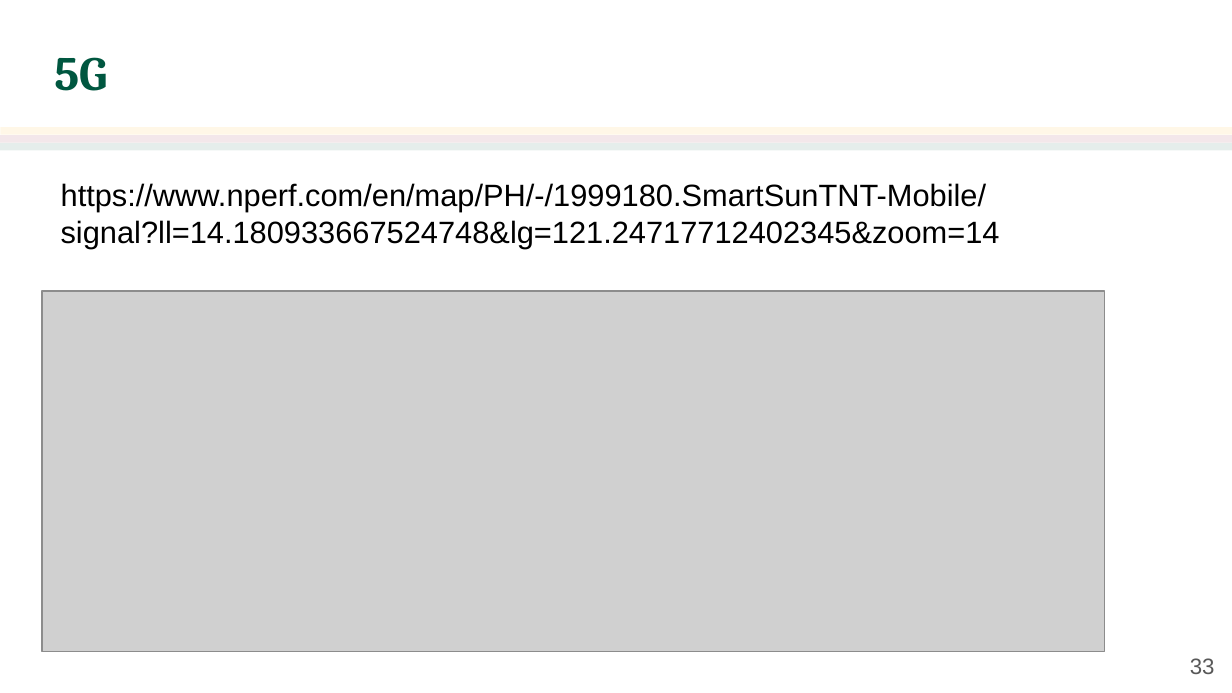
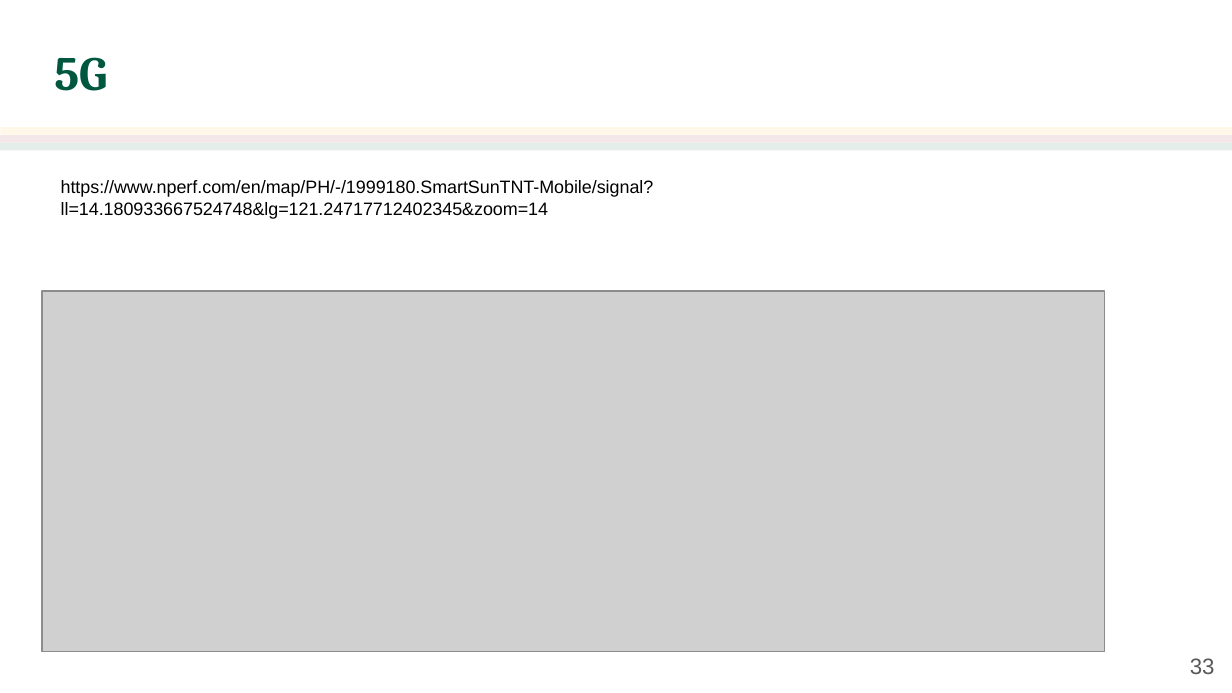
Before and after one commit to jachermocilla/extra-course-materials, a slide deck: slide 33 of cmsc137/slides-rsm/CMSC 137 - 25 - Other Wireless Networks.odp. Drawn at 1232x693 pixels with LibreOffice and Linux fonts; fonts in the diff are those of the drawing; grey boxes stand for pictures; background and template pictures are left out. Boxes give left, top, right and bottom in pixels: in the first picture for what was removed or moved away, otherwise in the second. Text is boxed around its words. In the diff, an @@ line names an element or a change of style, - is before the commit and + after.

```diff
--- a/cmsc137/slides-rsm/CMSC 137 - 25 - Other Wireless Networks.odp
+++ b/cmsc137/slides-rsm/CMSC 137 - 25 - Other Wireless Networks.odp
@@ text "https://www.nperf.com/en/map/PH/-/1999180.SmartSunTNT-Mobile ..." at (61,180,654,219): size 18 to 10.5 pt @@
```
Also in this commit, not shown: 2 other slides changed, 1 slide added, 1 other file.
